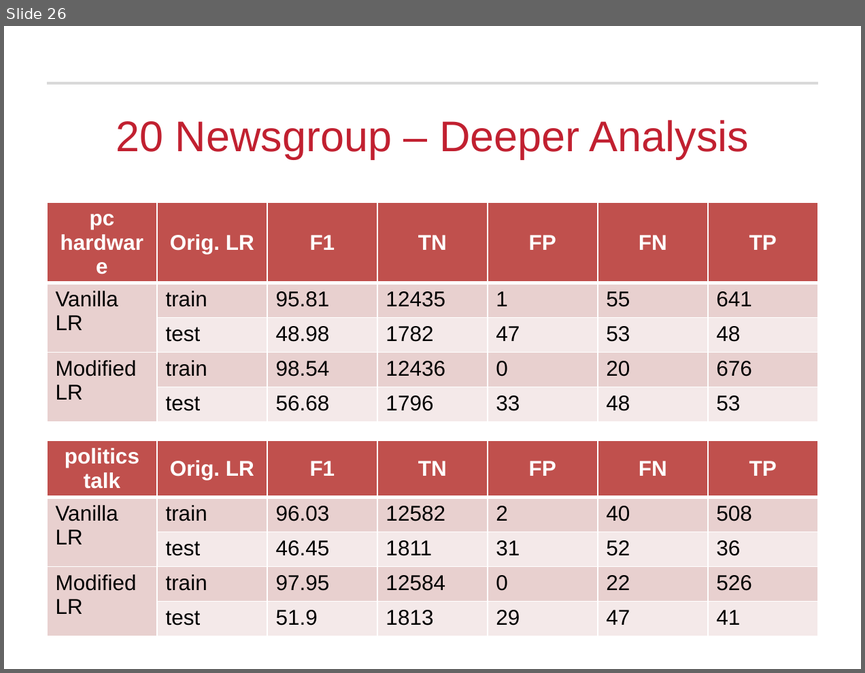
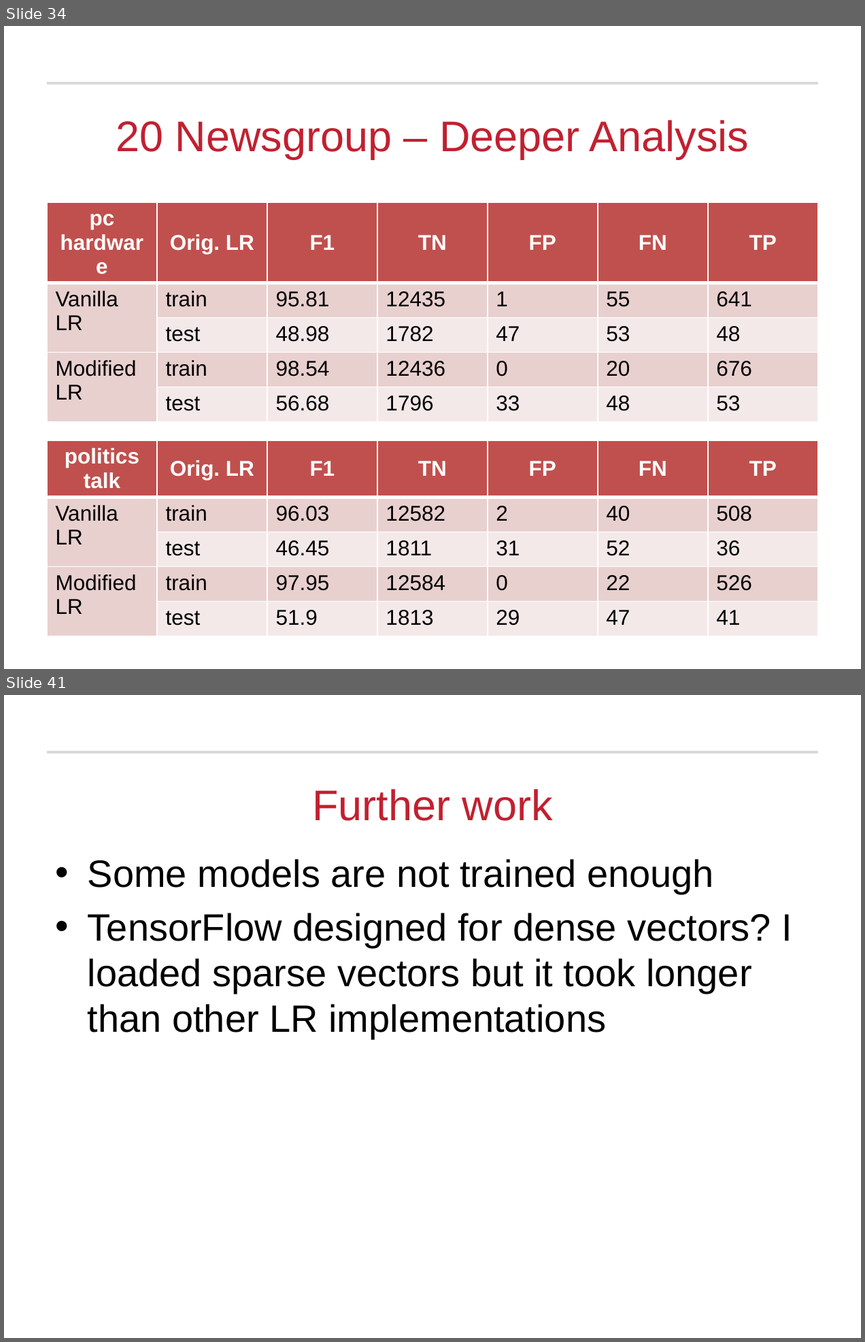
Before and after one commit to RamkishanPanthena/Thesis, a slide deck: defense.pptx. Shown one above the other, each under a label of ours: slide 26 before the commit, slides 34 and 41 after it; the slides between them are not shown. The pictures are 865x673 and 865x1342 pixels, drawn with LibreOffice and Linux fonts; fonts in the diff are those of the drawing; background and template pictures are left out. Boxes give left, top, right and bottom in pixels: in the first picture for what was removed or moved away, otherwise in the second. Text is boxed around its words. In the diff, an @@ line names an element or a change of style, - is before the commit and + after.

```diff
--- a/defense.pptx
+++ b/defense.pptx
@@ slide 41 added at (4,695,861,1338), background #FFFFFF; not listed: 1 template element that a slide beside it also shows @@
@@ title added at (312,789,553,821), 36 pt, text #C12030 @@
+Further work
@@ text added at (88,859,792,1039), 32 pt, text #000000 @@
+• Some models are not trained enough
+• TensorFlow designed for dense vectors? I loaded sparse vectors but it took longer than other LR implementations
@@ what was slide 26 is now slide 34 @@
```
Also in this commit, not shown: 16 slides changed, 9 other slides added, 1 slide removed.
